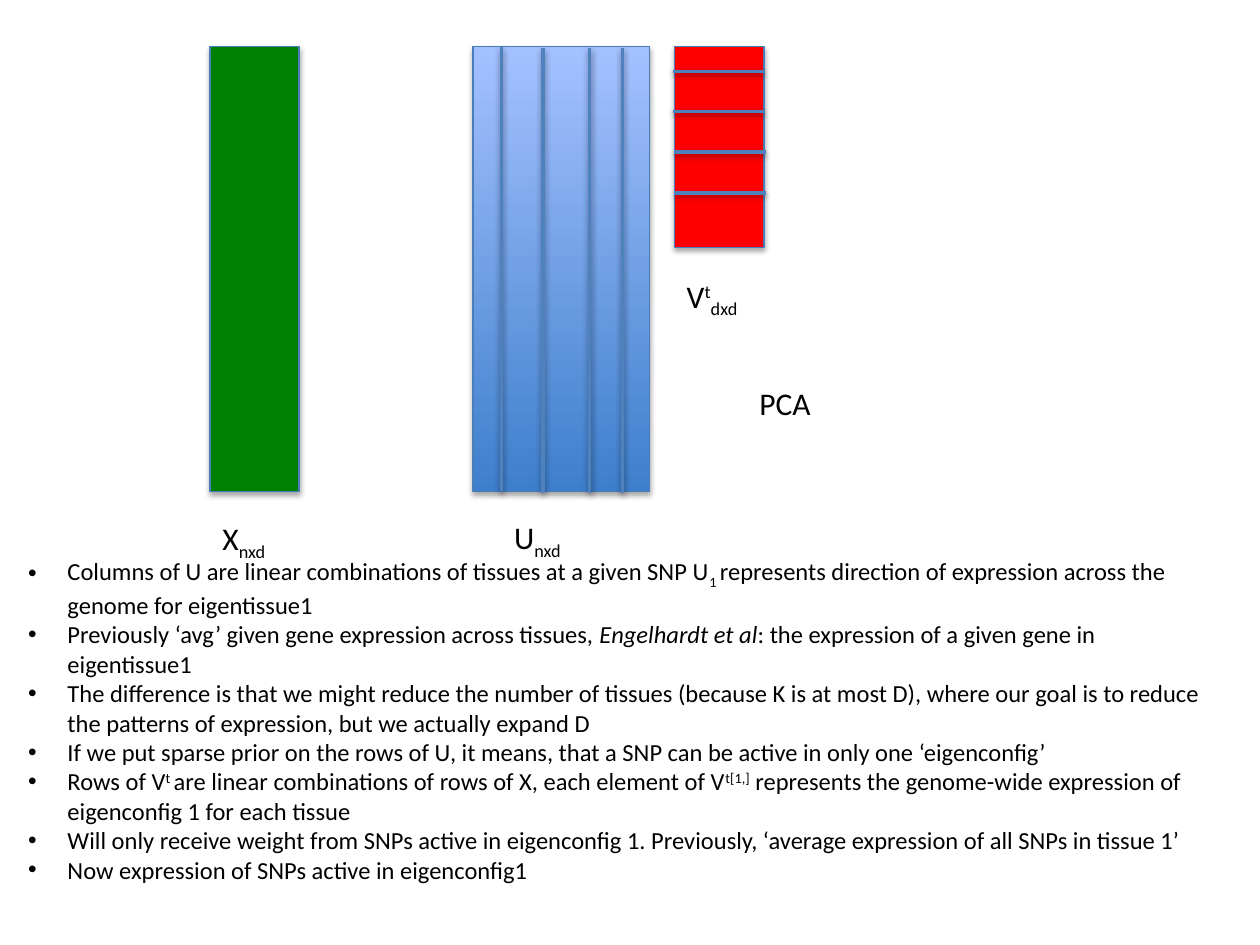
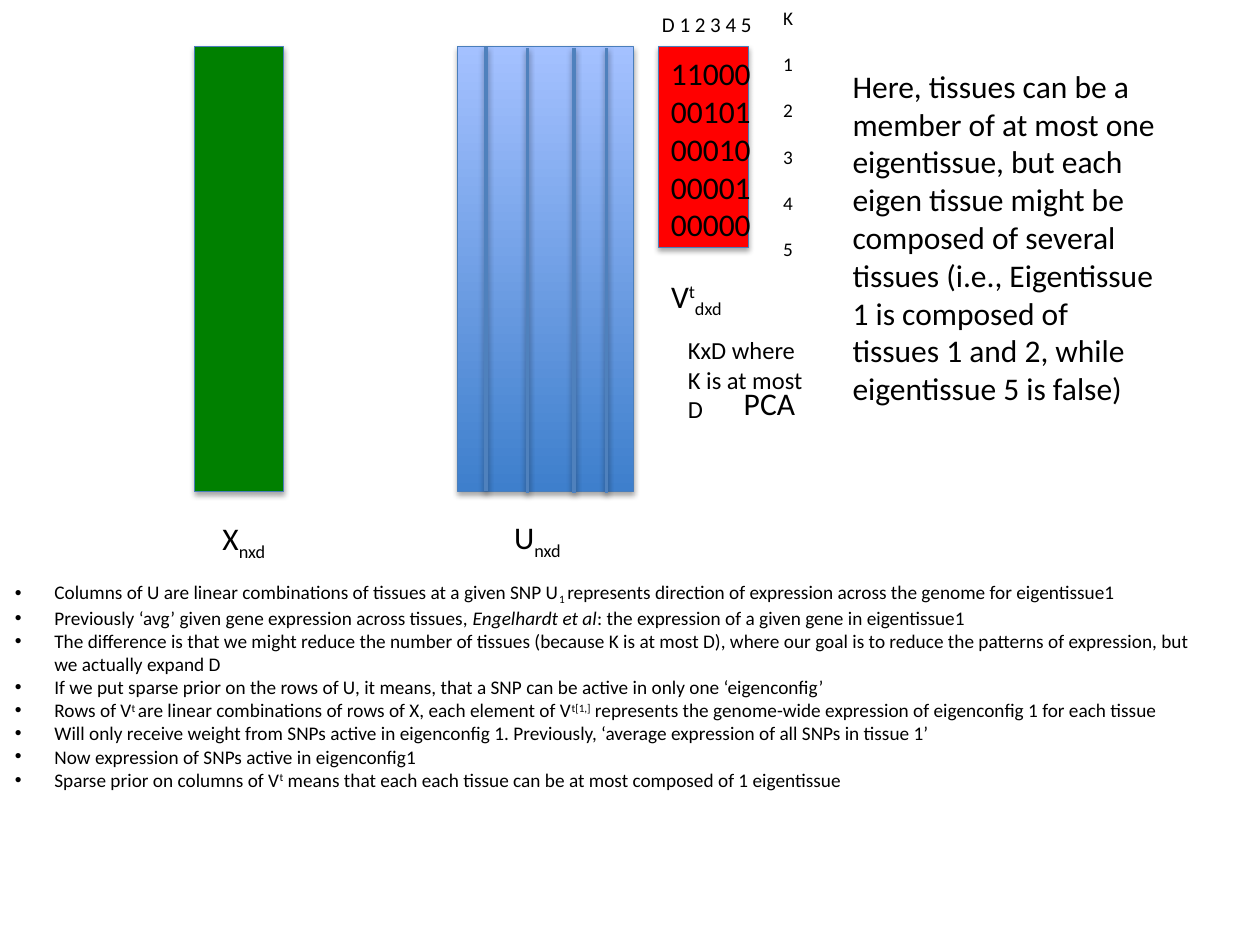
Before and after one commit to surbut/beta_mix_prior, a slide deck: slide 4 of SVDPCA.pptx (slide 3 before the commit). Drawn at 1260x945 pixels with LibreOffice and Linux fonts; fonts in the diff are those of the drawing. Boxes give left, top, right and bottom in pixels: in the first picture for what was removed or moved away, otherwise in the second. Text is boxed around its words. In the diff, an @@ line names an element or a change of style, - is before the commit and + after.

```diff
--- a/SVDPCA.pptx
+++ b/SVDPCA.pptx
@@ text added at [662, 18, 752, 32], 12 pt, text #000000 @@
+D 1 2 3 4 5
@@ text added at [783, 12, 793, 256], 11 pt, text #000000 @@
+K
+1
+2
+3
+4
+5
@@ 4 lines, 3 rectangles, 2 texts: place and size @@
-4 lines, 3 rectangles, 2 texts at [210, 47, 810, 493]
+4 lines, 3 rectangles, 2 texts at [194, 47, 795, 493]
@@ text added at [671, 59, 751, 244], 18 pt, text #000000 @@
+11000
+00101
+00010
+00001
+00000
@@ line removed from (673, 72) to (764, 72) @@
@@ text added at [853, 76, 1155, 406], 18 pt, text #000000 @@
+Here, tissues can be a member of at most one eigentissue, but each eigen tissue might be composed of several tissues (i.e., Eigentissue 1 is composed of tissues 1 and 2, while eigentissue 5 is false)
@@ line removed from (673, 111) to (764, 111) @@
@@ line removed from (674, 152) to (766, 152) @@
@@ line removed from (674, 193) to (766, 193) @@
@@ text added at [688, 342, 802, 418], 14 pt, text #000000 @@
+KxD where K is at most D
@@ text "Columns of U are linear ...": place and size @@
-text "Columns of U are linear ..." at [67, 563, 1199, 884]
+text "Columns of U are linear ..." at [54, 585, 1188, 791]
@@ text at [54, 585, 1188, 768]: size 14 to 11 pt in "Columns of U are linear combinations of ...", "Previously ‘avg’ given gene expression across tissues, ...", "The difference is that we might reduce ...", "If we put sparse prior on the ..." and 3 more places @@
@@ text at [54, 773, 841, 791]: paragraph added @@
+• Sparse prior on columns of Vt means that each each tissue can be at most composed of 1 eigentissue
```
Also in this commit, not shown: 2 other slides changed, 1 slide added, 4 other files.
